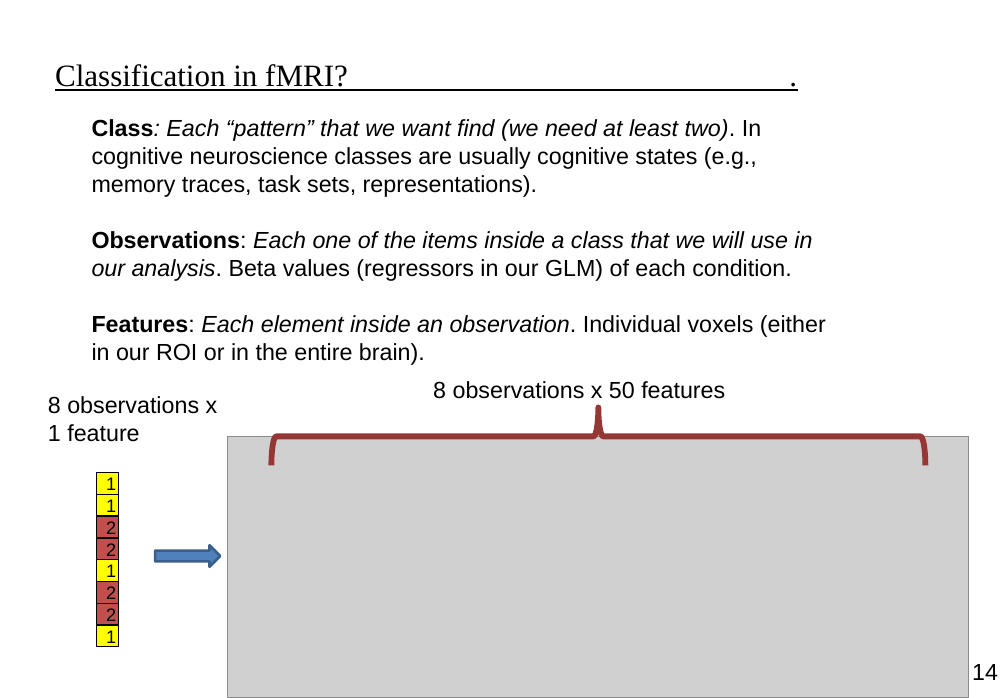
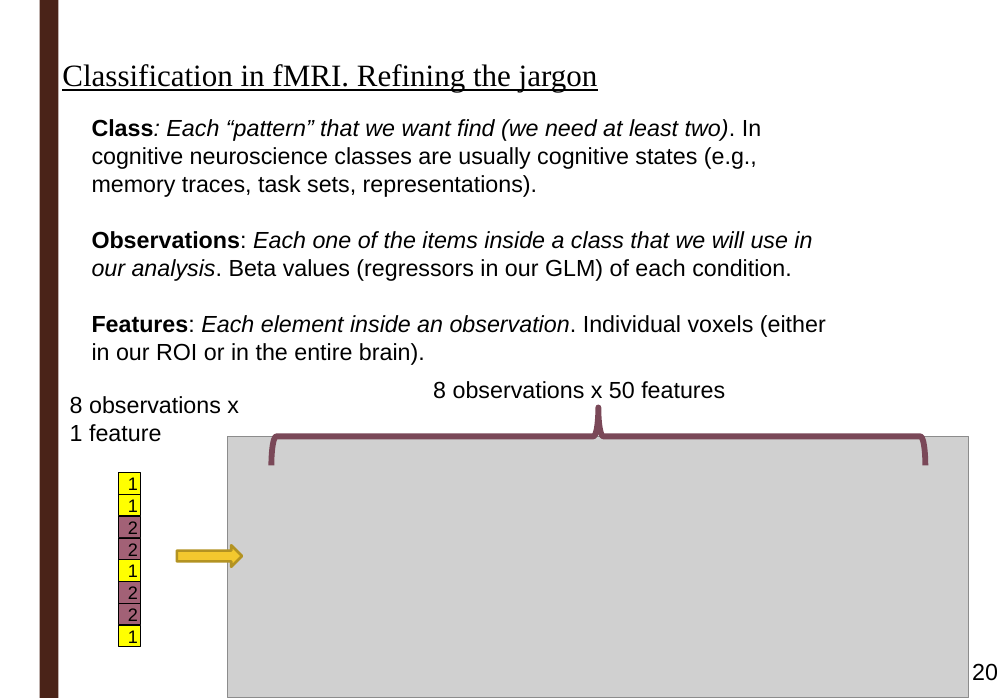
Before and after one commit to ortiztud/fmri_analysis_intro, a slide deck: slide 20 of slides/slides_session-5.pptx (slide 14 before the commit). Drawn at 1008x698 pixels with LibreOffice and Linux fonts; fonts in the diff are those of the drawing; grey boxes stand for pictures; background and template pictures are left out. Boxes give left, top, right and bottom in pixels: in the first picture for what was removed or moved away, otherwise in the second. Text is boxed around its words. In the diff, an @@ line names an element or a change of style, - is before the commit and + after.

```diff
--- a/slides/slides_session-5.pptx
+++ b/slides/slides_session-5.pptx
@@ rectangle added at bbox=[39, 0, 58, 698], fill #4A2318 @@
@@ text at bbox=[62, 64, 598, 92]: text changed @@
-Classification in fMRI? .
+Classification in fMRI. Refining the jargon
@@ right brace at bbox=[271, 407, 926, 465]: outline #953735 4.51 pt to #7A4858 4.51 pt @@
@@ 8 rectangles, 1 text, 1 right arrow: place and size @@
-8 rectangles, 1 text, 1 right arrow at bbox=[48, 396, 221, 647]
+8 rectangles, 1 text, 1 right arrow at bbox=[70, 396, 242, 647]
@@ right arrow at bbox=[177, 545, 242, 567]: fill #4F81BD to #F3C82E; outline #3A5F8C 2 pt to #B49422 2 pt @@
@@ fill #C0504D to #A26176 in 4 elements at bbox=[119, 517, 141, 538], bbox=[119, 538, 141, 559], bbox=[119, 582, 141, 603], bbox=[119, 603, 141, 625] @@
@@ page number at bbox=[972, 663, 998, 681]: text changed @@
-14
+20
```
Also in this commit, not shown: 19 other slides changed, 15 slides added, 7 slides removed, 1 other file.
